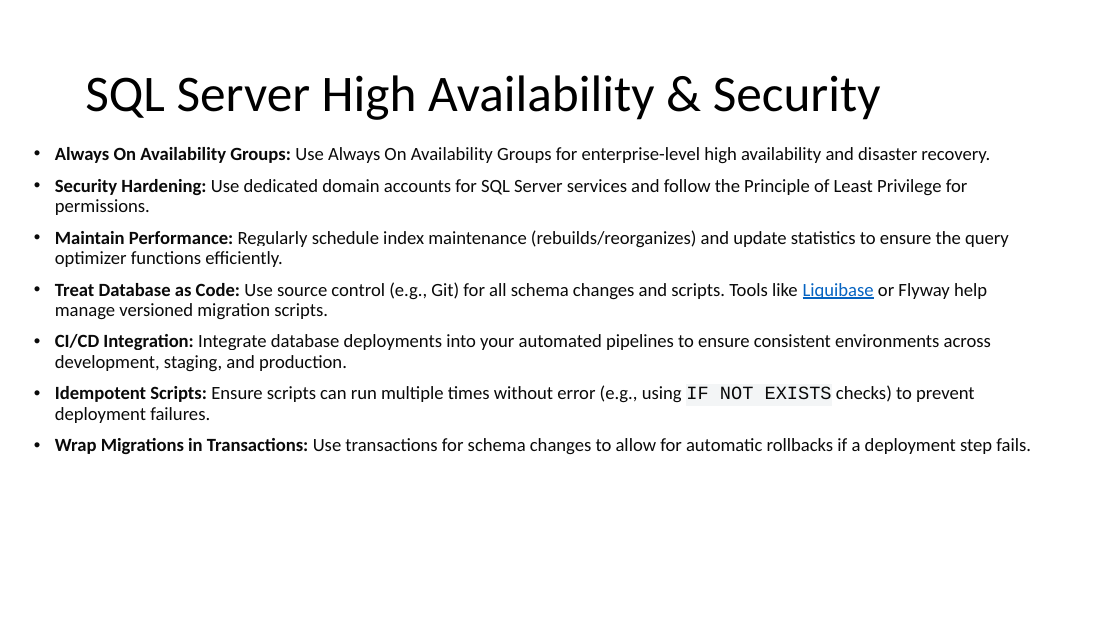
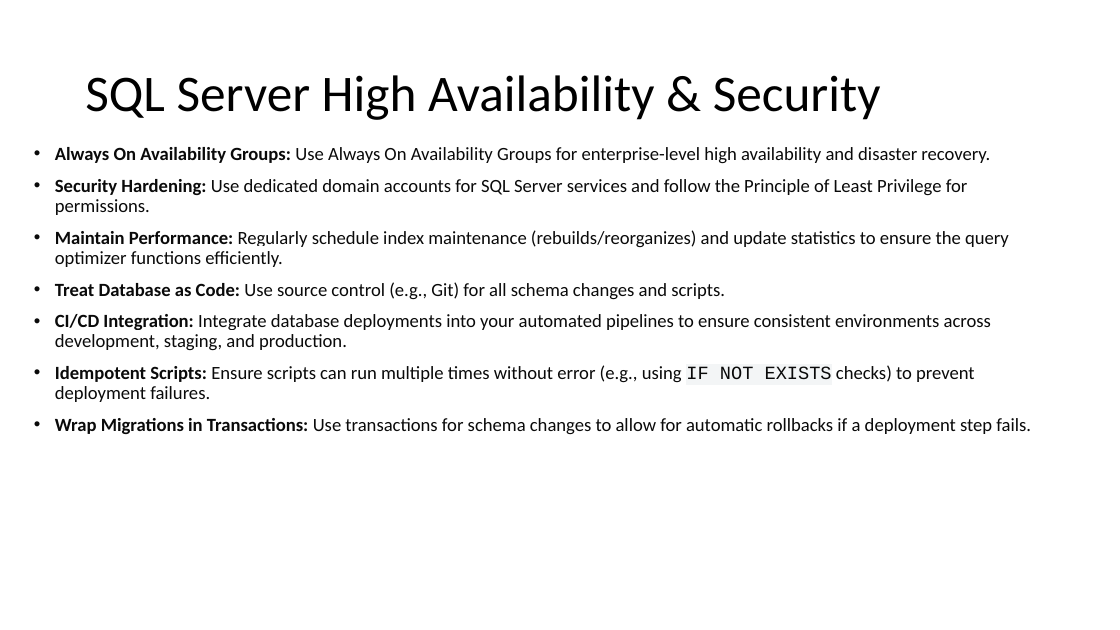
Before and after one commit to imcuteani/SQL_Server_Azure_Data_Engineering, a slide deck: slide 7 of Decks/day-3/SQL Server Administration & Azure Data Engineering-day-3.pptx (slide 9 before the commit). Drawn at 1120x630 pixels with LibreOffice and Linux fonts; fonts in the diff are those of the drawing. Boxes give left, top, right and bottom in pixels: in the first picture for what was removed or moved away, otherwise in the second. Text is boxed around its words. In the diff, an @@ line names an element or a change of style, - is before the commit and + after.

Commit message:
added decks

```diff
--- a/Decks/day-3/SQL Server Administration & Azure Data Engineering-day-3.pptx
+++ b/Decks/day-3/SQL Server Administration & Azure Data Engineering-day-3.pptx
@@ text at [55, 282, 725, 300]: text changed @@
-• Treat Database as Code: Use source control (e.g., Git) for all schema changes and scripts. Tools like Liquibase or Flyway help manage versioned migration scripts.
+• Treat Database as Code: Use source control (e.g., Git) for all schema changes and scripts.
```
Also in this commit, not shown: 1 other slide changed, 1 slide removed, 4 other files.
